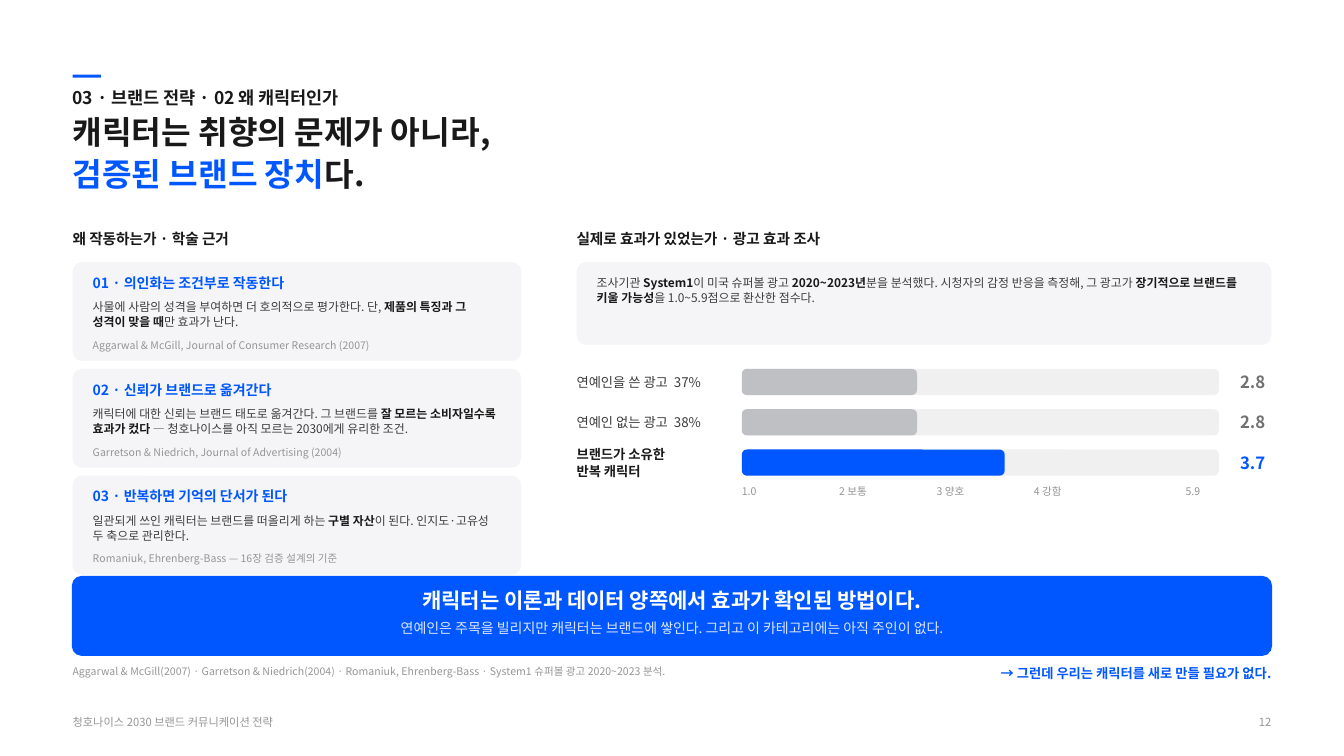
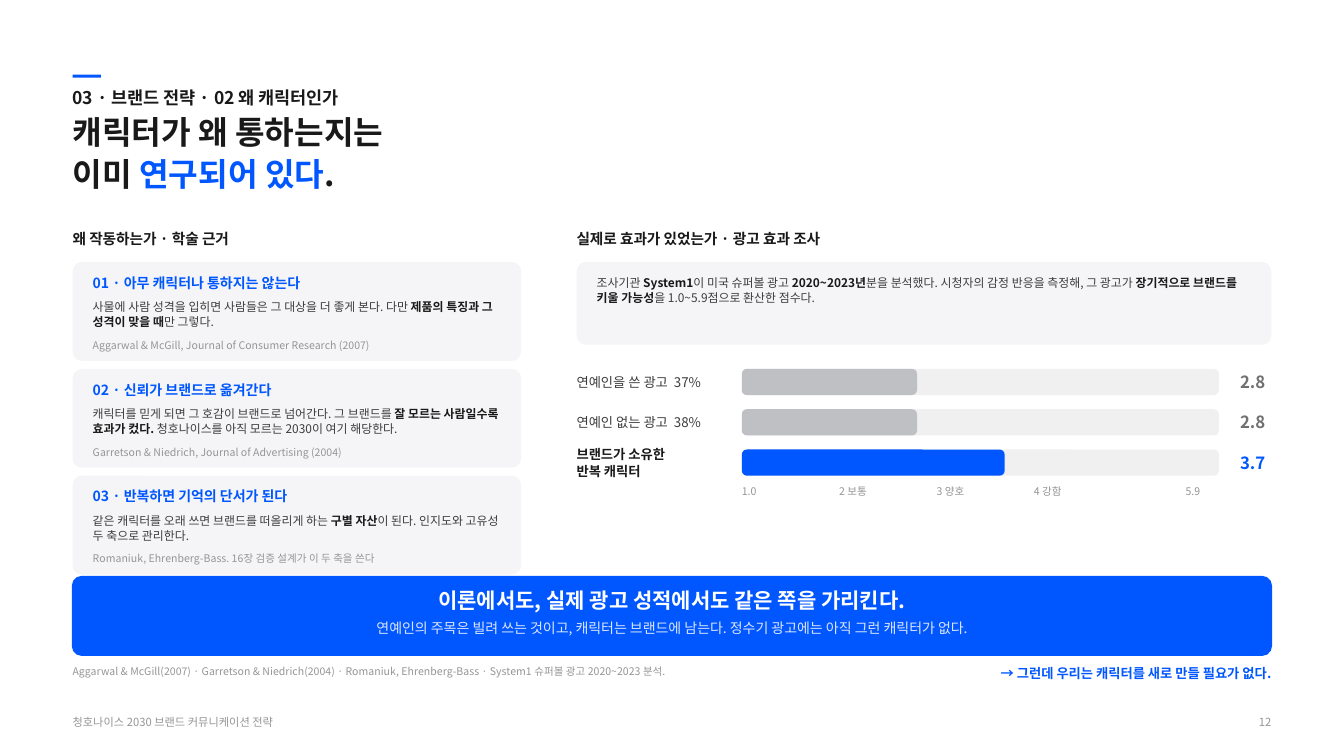
Before and after one commit to PhrenO0/CHAI-AI, a slide deck: slide 16 of 청호나이스-브랜드전략-제안.pptx. Drawn at 1344x756 pixels with LibreOffice and Linux fonts; fonts in the diff are those of the drawing. Boxes give left, top, right and bottom in pixels: in the first picture for what was removed or moved away, otherwise in the second. Text is boxed around its words. In the diff, an @@ line names an element or a change of style, - is before the commit and + after.

```diff
--- a/청호나이스-브랜드전략-제안.pptx
+++ b/청호나이스-브랜드전략-제안.pptx
@@ text at [73,117,383,189]: text changed @@
-캐릭터는 취향의 문제가 아니라,
-검증된 브랜드 장치다.
+캐릭터가 왜 통하는지는
+이미 연구되어 있다.
@@ text at [93,276,301,290]: text changed @@
-01 · 의인화는 조건부로 작동한다
+01 · 아무 캐릭터나 통하지는 않는다
@@ text at [93,301,493,327]: text changed @@
-사물에 사람의 성격을 부여하면 더 호의적으로 평가한다. 단, 제품의 특징과 그 성격이 맞을 때만 효과가 난다.
+사물에 사람 성격을 입히면 사람들은 그 대상을 더 좋게 본다. 다만 제품의 특징과 그 성격이 맞을 때만 그렇다.
@@ text at [93,408,499,434]: text changed @@
-캐릭터에 대한 신뢰는 브랜드 태도로 옮겨간다. 그 브랜드를 잘 모르는 소비자일수록 효과가 컸다 — 청호나이스를 아직 모르는 2030에게 유리한 조건.
+캐릭터를 믿게 되면 그 호감이 브랜드로 넘어간다. 그 브랜드를 잘 모르는 사람일수록 효과가 컸다. 청호나이스를 아직 모르는 2030이 여기 해당한다.
@@ text at [93,515,499,541]: text changed @@
-일관되게 쓰인 캐릭터는 브랜드를 떠올리게 하는 구별 자산이 된다. 인지도·고유성 두 축으로 관리한다.
+같은 캐릭터를 오래 쓰면 브랜드를 떠올리게 하는 구별 자산이 된다. 인지도와 고유성 두 축으로 관리한다.
@@ text at [93,553,374,565]: text changed @@
-Romaniuk, Ehrenberg-Bass — 16장 검증 설계의 기준
+Romaniuk, Ehrenberg-Bass. 16장 검증 설계가 이 두 축을 쓴다
@@ text at [438,590,905,612]: text changed @@
-캐릭터는 이론과 데이터 양쪽에서 효과가 확인된 방법이다.
+이론에서도, 실제 광고 성적에서도 같은 쪽을 가리킨다.
@@ text at [376,621,967,636]: text changed @@
-연예인은 주목을 빌리지만 캐릭터는 브랜드에 쌓인다. 그리고 이 카테고리에는 아직 주인이 없다.
+연예인의 주목은 빌려 쓰는 것이고, 캐릭터는 브랜드에 남는다. 정수기 광고에는 아직 그런 캐릭터가 없다.
```
Also in this commit, not shown: 3 other slides changed, 8 other files.
